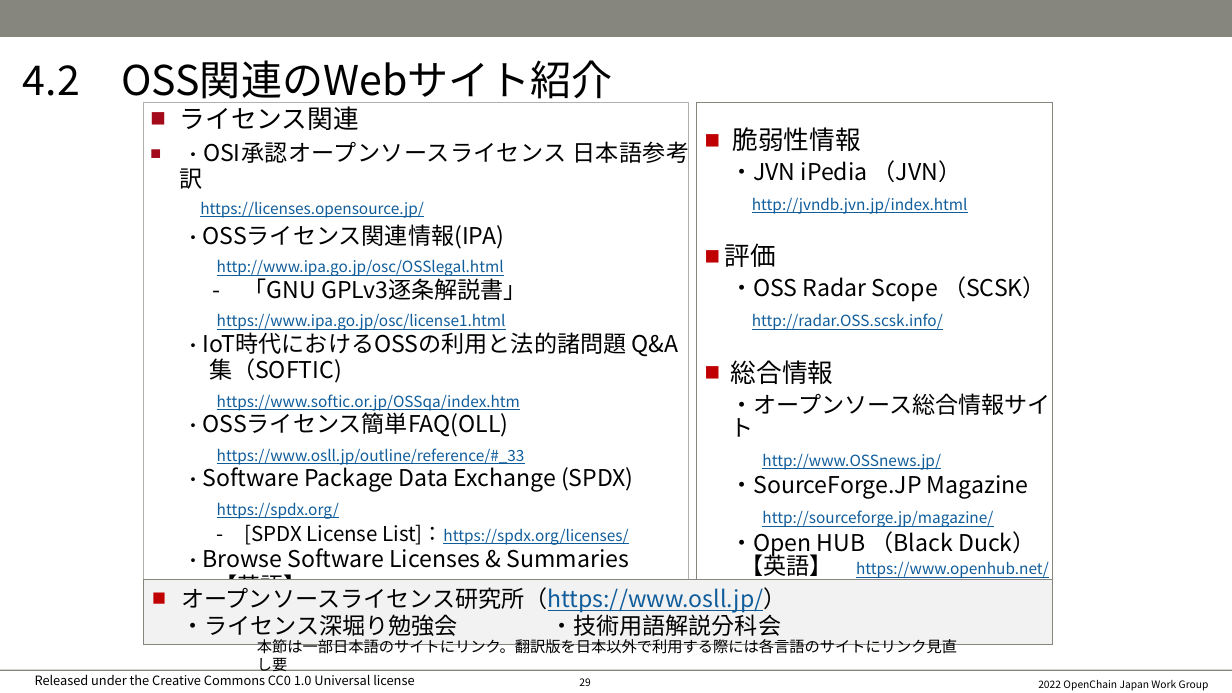
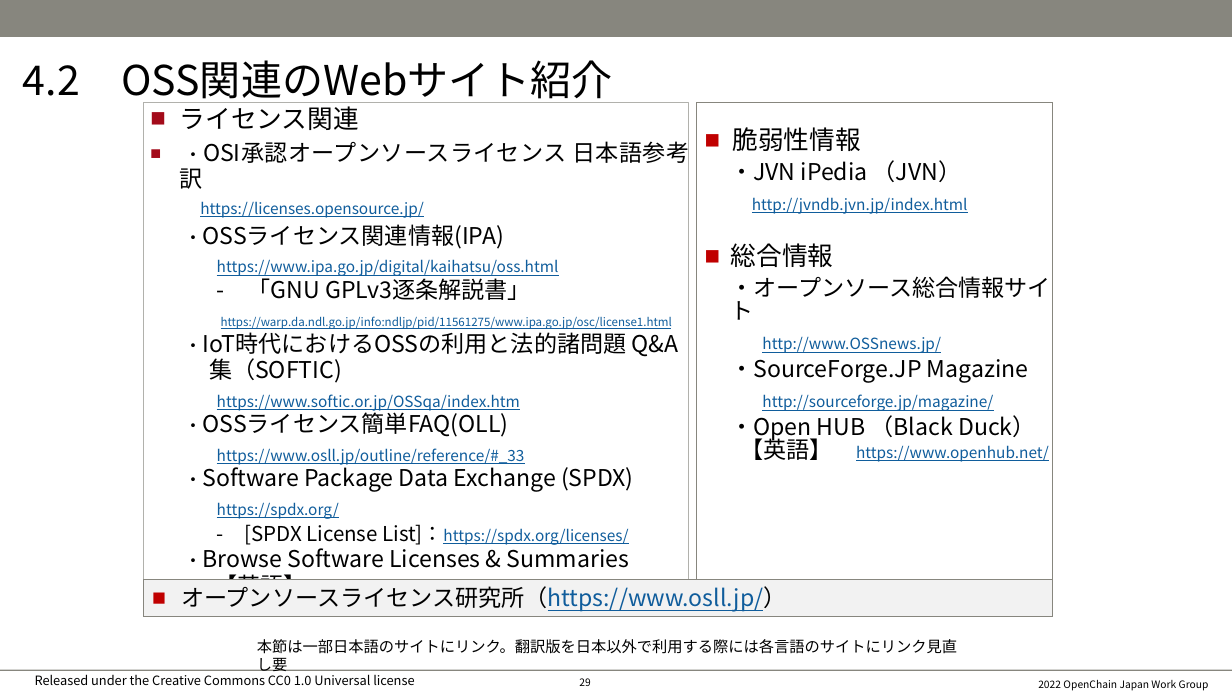
Before and after one commit to OpenChain-Project/OpenChain-JWG, a slide deck: slide 30 of Education_Material/Training/OSS教育資料(サプライチェーンリスクマネジメント･バージョン)ライセンス基礎-jp.pptx. Drawn at 1232x693 pixels with LibreOffice and Linux fonts; fonts in the diff are those of the drawing; background and template pictures are left out. Boxes give left, top, right and bottom in pixels: in the first picture for what was removed or moved away, otherwise in the second. Text is boxed around its words. In the diff, an @@ line names an element or a change of style, - is before the commit and + after.

Commit message:
update 'license basic'

```diff
--- a/Education_Material/Training/OSS教育資料(サプライチェーンリスクマネジメント･バージョン)ライセンス基礎-jp.pptx
+++ b/Education_Material/Training/OSS教育資料(サプライチェーンリスクマネジメント･バージョン)ライセンス基礎-jp.pptx
@@ text at [217,259,559,276]: text changed @@
-    http://www.ipa.go.jp/osc/OSSlegal.html
+    https://www.ipa.go.jp/digital/kaihatsu/oss.html
@@ text at [725,243,1046,330]: paragraphs removed @@
-■ 評価
-  ・OSS Radar Scope （SCSK）
-    http://radar.OSS.scsk.info/
@@ text at [248,274,531,300]: list level 2 to 3 in "- 「GNU GPLv3逐条解説書」" @@
@@ text at [221,316,672,329]: text changed; size 12 to 9 pt @@
-    https://www.ipa.go.jp/osc/license1.html
+  https://warp.da.ndl.go.jp/info:ndljp/pid/11561275/www.ipa.go.jp/osc/license1.html
@@ rectangle "オープンソースライセンス研究所（https://www.osll.jp/）": place and size @@
-rectangle "オープンソースライセンス研究所（https://www.osll.jp/）" at [143,579,1053,645]
+rectangle "オープンソースライセンス研究所（https://www.osll.jp/）" at [143,579,1053,616]
@@ text in rectangle at [181,586,787,612]: text changed; text colour #000000 to #105D9C @@
-■ オープンソースライセンス研究所（https://www.osll.jp/）
-  ・ライセンス深堀り勉強会 ・技術用語解説分科会
+■ オープンソースライセンス研究所（https://www.osll.jp/）
```
Also in this commit, not shown: 3 other slides changed.
